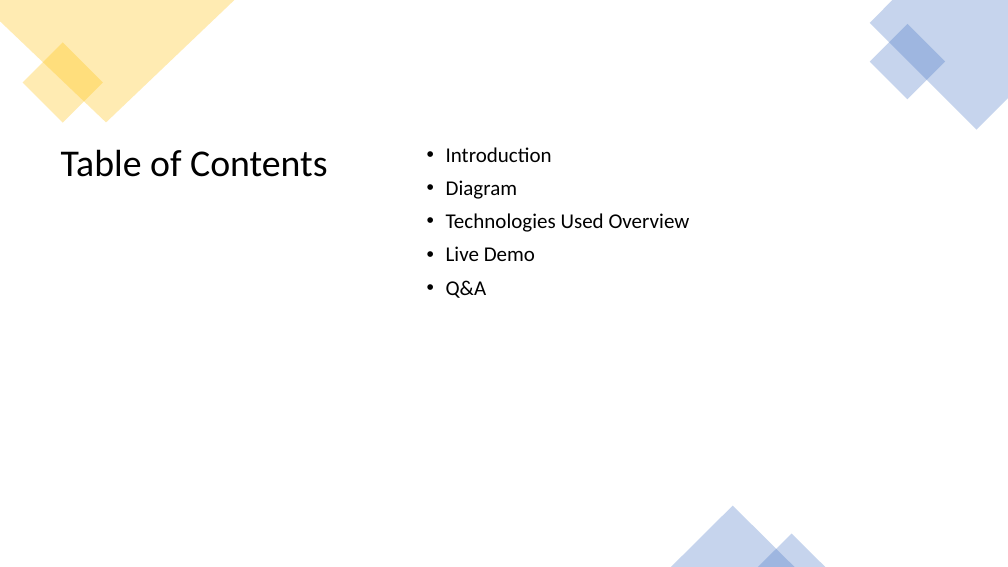
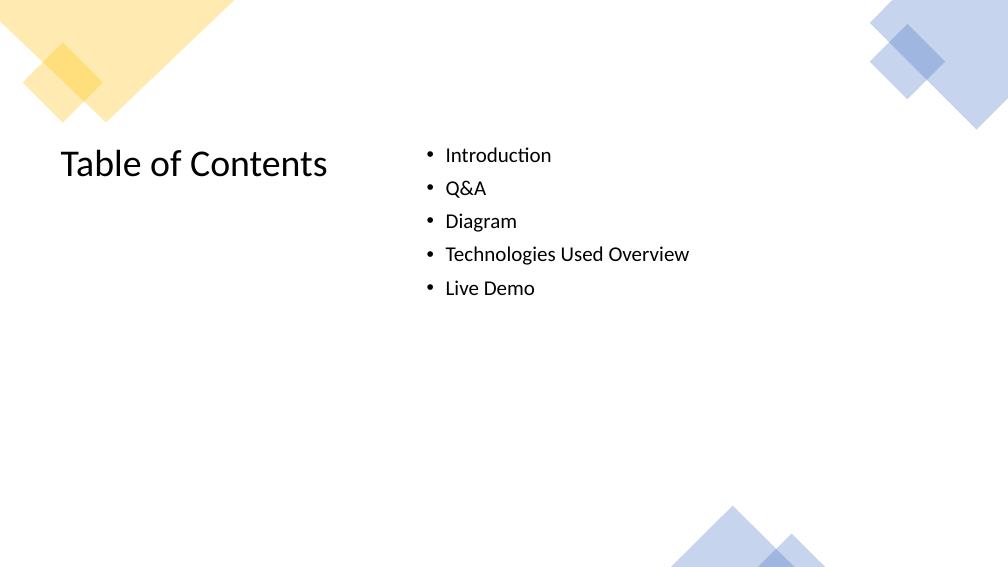
Before and after one commit to kevinmenotyou/devops_project2, a slide deck: slide 2 of powerpoint/devops_project2_presentation.pptx. Drawn at 1008x567 pixels with LibreOffice and Linux fonts; fonts in the diff are those of the drawing. Boxes give left, top, right and bottom in pixels: in the first picture for what was removed or moved away, otherwise in the second. Text is boxed around its words. In the diff, an @@ line names an element or a change of style, - is before the commit and + after.

Commit message:
Update powerpoint

```diff
--- a/powerpoint/devops_project2_presentation.pptx
+++ b/powerpoint/devops_project2_presentation.pptx
@@ text at (446, 180, 487, 198): paragraph added @@
+• Q&A
@@ text at (446, 280, 487, 298): paragraph removed @@
-• Q&A
```
Also in this commit, not shown: 1 other slide changed, 4 slides added, 1 slide removed.
